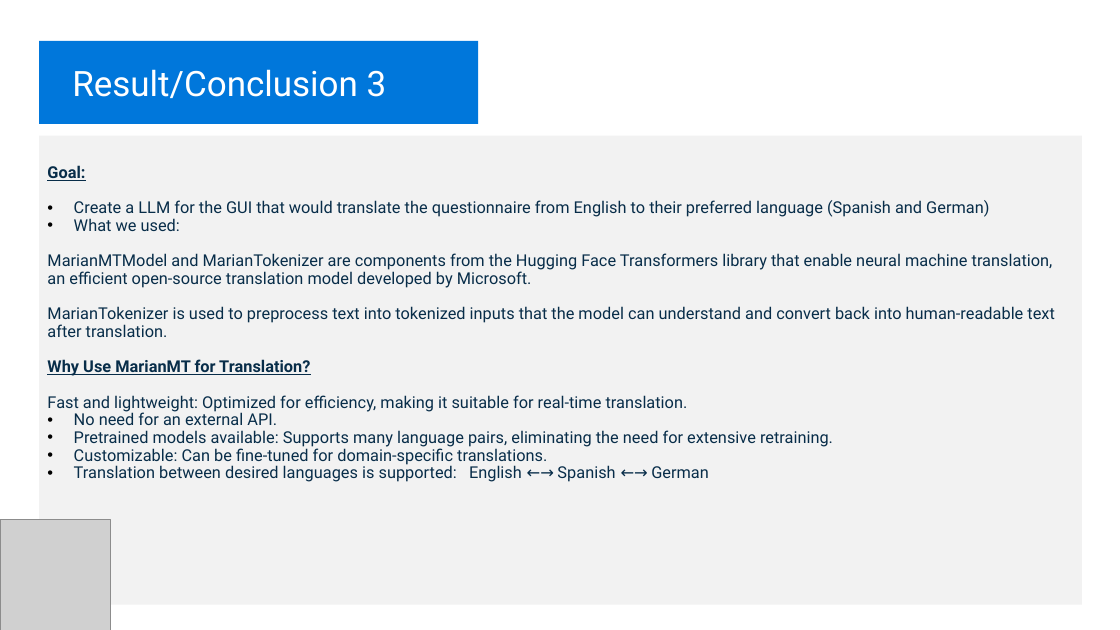
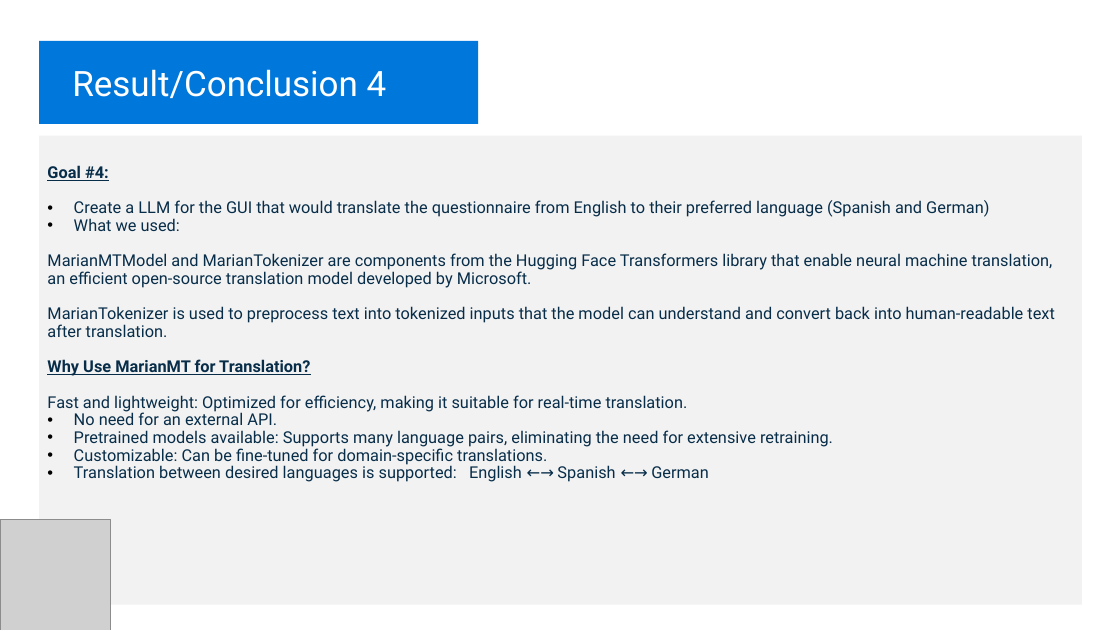
Before and after one commit to Pete1001/heart_attack_outcome, a slide deck: slide 8 of heart_attack_outcome.v1.3.pptx. Drawn at 1120x630 pixels with LibreOffice and Linux fonts; fonts in the diff are those of the drawing; grey boxes stand for pictures. Boxes give left, top, right and bottom in pixels: in the first picture for what was removed or moved away, otherwise in the second. Text is boxed around its words. In the diff, an @@ line names an element or a change of style, - is before the commit and + after.

```diff
--- a/heart_attack_outcome.v1.3.pptx
+++ b/heart_attack_outcome.v1.3.pptx
@@ text at (72,69,387,98): text changed @@
-Result/Conclusion 3
+Result/Conclusion 4
@@ text at (47,165,109,181): text changed @@
-Goal:
+Goal #4:
```
Also in this commit, not shown: 9 other slides changed, 1 slide added, 1 slide removed.
